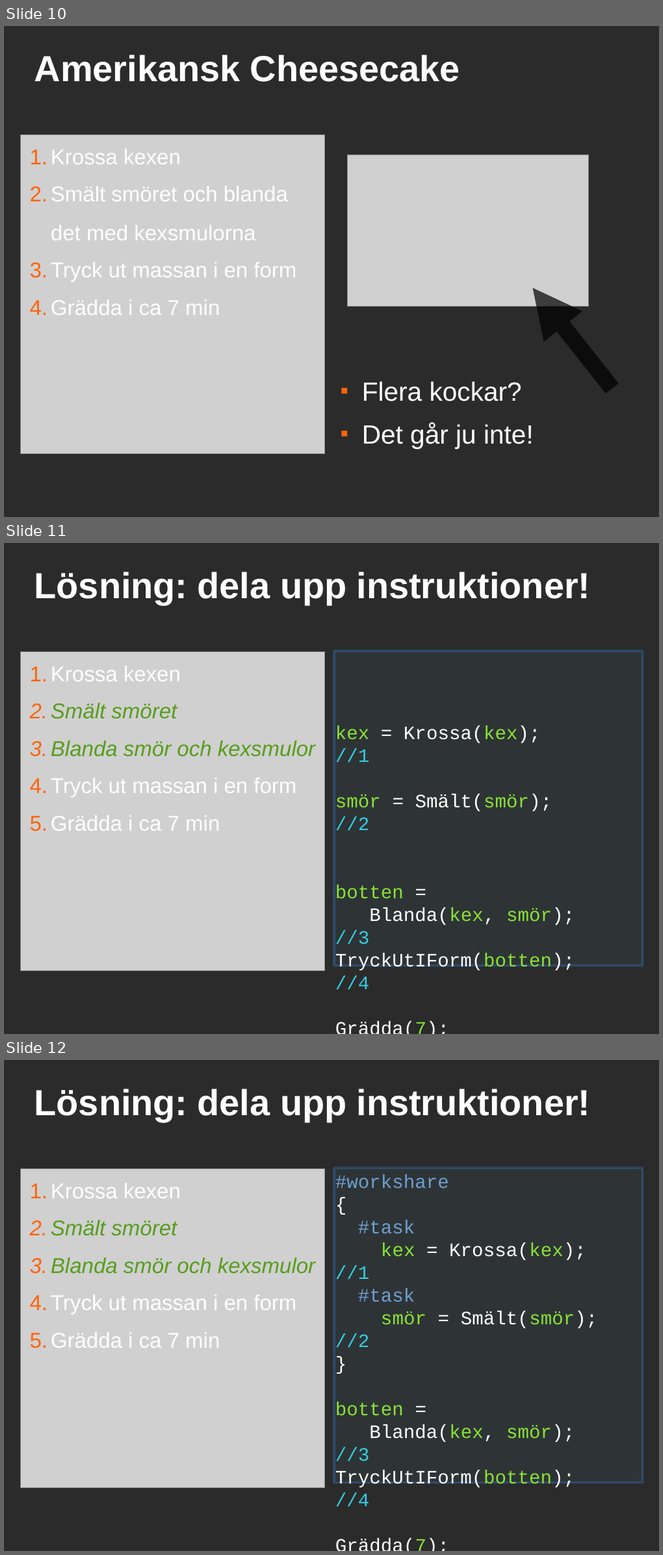
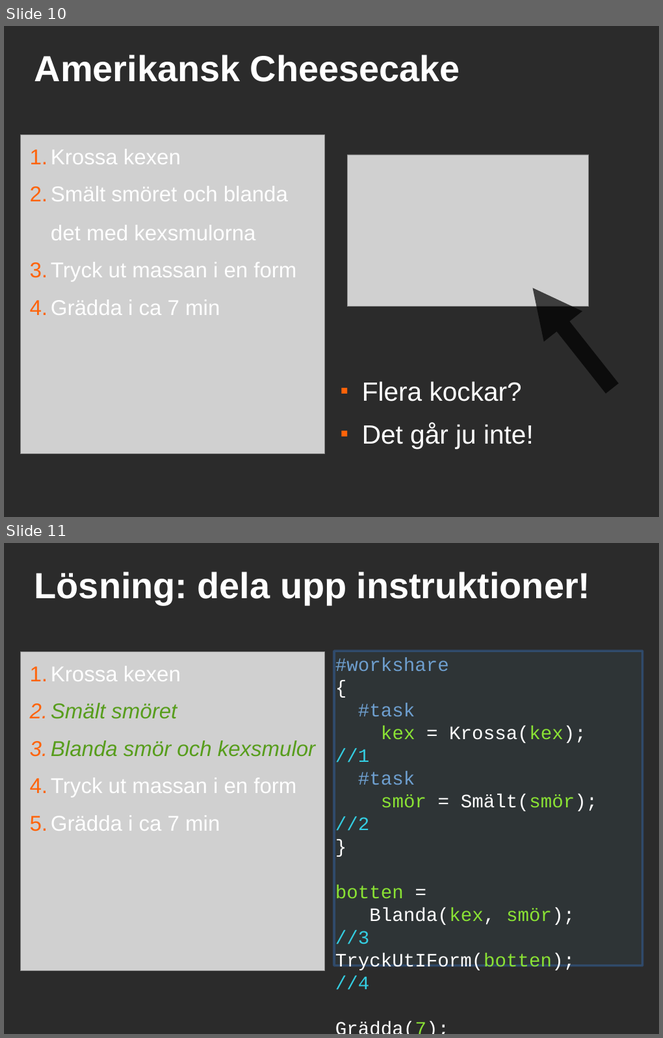
Before and after one commit to saifthe1/openfoam-openmp, a slide deck: presentation/pres.odp. Shown one above the other, each under a label of ours: slides 10, 11 and 12 before the commit, slides 10 and 11 after it. The pictures are 663x1555 and 663x1038 pixels, drawn with LibreOffice and Linux fonts; fonts in the diff are those of the drawing; grey boxes stand for pictures; background and template pictures are left out; a plain dark background stands for a picture behind light text. Boxes give left, top, right and bottom in pixels: in the first picture for what was removed or moved away, otherwise in the second. Text is boxed around its words. In the diff, an @@ line names an element or a change of style, - is before the commit and + after.

```diff
--- a/presentation/pres.odp
+++ b/presentation/pres.odp
@@ slide 11 removed at <box>4,543,659,1034</box>, background picture (left out) @@
@@ title removed at <box>35,572,591,605</box> @@
-Lösning: dela upp instruktioner!
@@ picture removed at <box>21,652,325,971</box> @@
@@ text removed at <box>335,651,643,972</box> @@
-kex = Krossa(kex); //1
-smör = Smält(smör); //2
-botten =
-Blanda(kex, smör); //3
-TryckUtIForm(botten); //4
-Grädda(7); //5
@@ text removed at <box>51,666,315,831</box> @@
-1. Krossa kexen
-2. Smält smöret
-3. Blanda smör och kexsmulor
-4. Tryck ut massan i en form
-5. Grädda i ca 7 min
@@ what was slide 12 is now slide 11 @@
```
